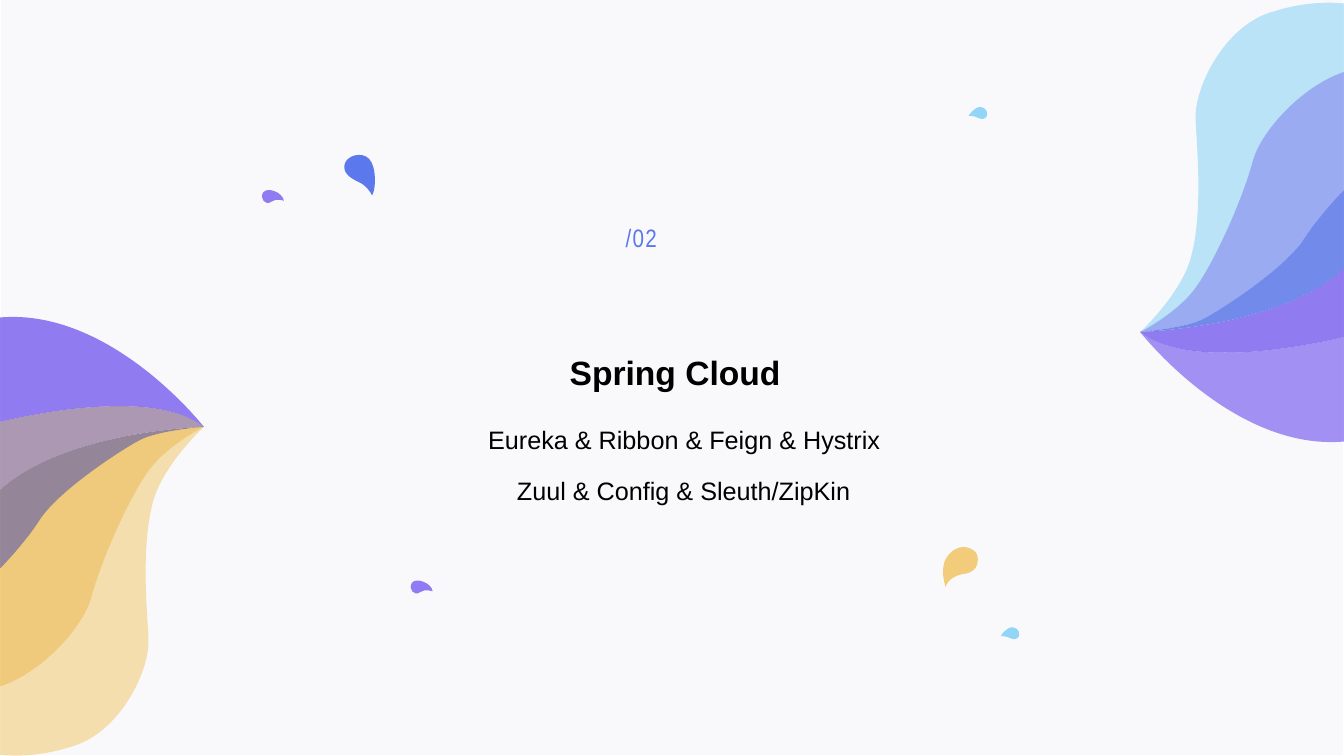
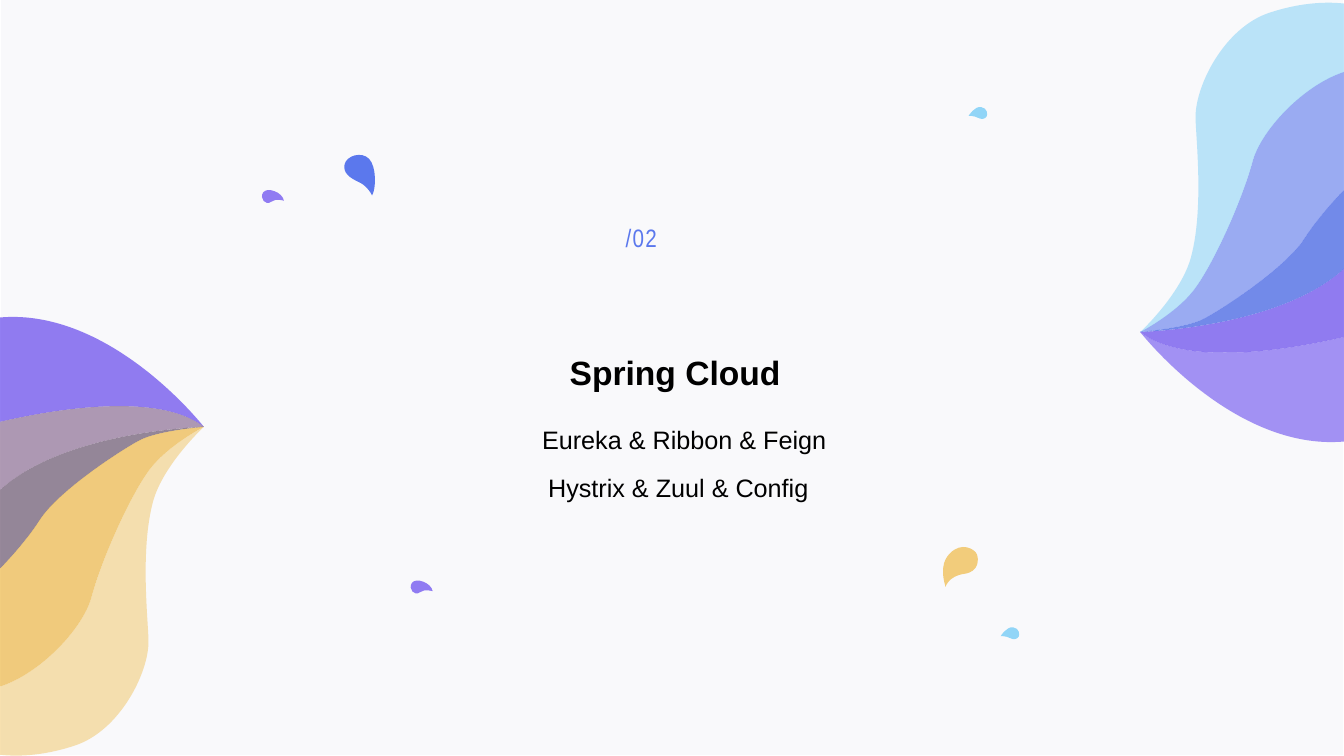
Before and after one commit to LIULE8/ppt, a slide deck: slide 5 of Sharing2.pptx. Drawn at 1344x756 pixels with LibreOffice and Linux fonts; fonts in the diff are those of the drawing. Boxes give left, top, right and bottom in pixels: in the first picture for what was removed or moved away, otherwise in the second. Text is boxed around its words. In the diff, an @@ line names an element or a change of style, - is before the commit and + after.

Commit message:
finish ppt?

```diff
--- a/Sharing2.pptx
+++ b/Sharing2.pptx
@@ text at (542,430,826,455): text changed @@
-Eureka & Ribbon & Feign & Hystrix
+Eureka & Ribbon & Feign
@@ text at (548,478,809,503): text changed @@
-Zuul & Config & Sleuth/ZipKin
+Hystrix & Zuul & Config
```
Also in this commit, not shown: 2 other slides changed, 3 slides added, 2 slides removed.
